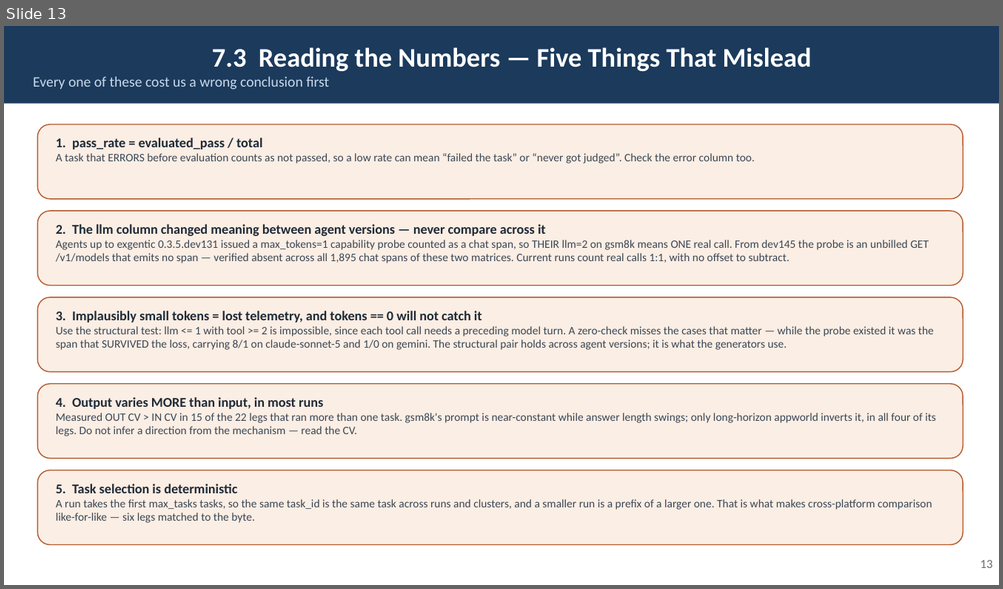
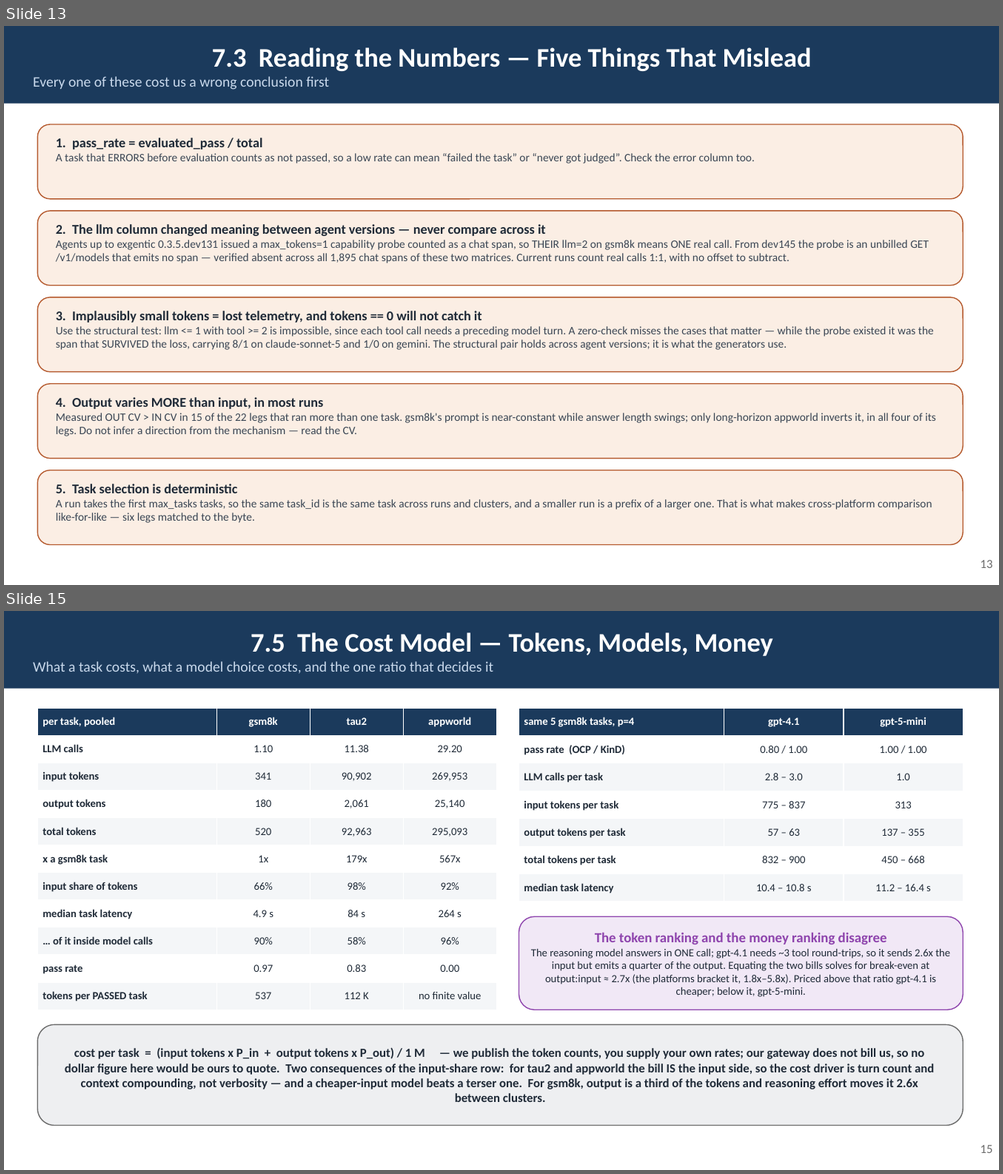
Before and after one commit to rossoctl/autobench, a slide deck: docs/AutoBench.pptx. Shown one above the other, each under a label of ours: slide 13 before the commit, slides 13 and 15 after it; the slides between them are not shown. The pictures are 1003x589 and 1003x1174 pixels, drawn with LibreOffice and Linux fonts; fonts in the diff are those of the drawing. Boxes give left, top, right and bottom in pixels: in the first picture for what was removed or moved away, otherwise in the second. Text is boxed around its words. In the diff, an @@ line names an element or a change of style, - is before the commit and + after.

Commit message:
Teach benchmark selection and cost in the deck and the guide, not just the primer
The primer's "Picking a benchmark" table was the only place a reader could find out
which benchmark to run and what it would cost them. Promote it into the deck and the
Developer Guide, and add the comparative token/model analysis that makes it actionable.

New deck slides, both derived from the v1.28 pair's mirrored artifacts:

  7.4  Picking a Benchmark — and What That Leg Costs: the five-row picking table
       beside the measured per-leg token totals, so the choice and its bill sit
       together. The picking strip used to be cramped under the 7.2 cards and a row
       short; it is its own slide now, and 7.2 gained a sizing bullet per card.
  7.5  The Cost Model — Tokens, Models, Money: derived per-task figures (total
       tokens, input share, share of task time in model calls, tokens per *passed*
       task) plus the gpt-4.1 vs gpt-5-mini comparison off legs #4/#5, which ran
       identical task_ids and differ only in model.

Both new sections state the break-even output:input price ratio (~2.7 pooled, 1.8 and
5.8 on the two platforms) and the plug-in-your-rates formula, rather than dollars: the
gateway does not bill us, so any figure here would be someone else's rate card, and a
ratio does not go stale.

Also records something not documented anywhere before: tau2's user simulator runs in
the MCP pod, which is uninstrumented, so its inference is billed by the gateway and
counted in none of our totals. Leg #9's span_report.ndjson has 118 chat spans and every
one carries the agent's model; the 27% tool-time share is the tell. That is one of four
reasons every cost figure we publish is a floor.

Guide gets the same material as a §1 subsection with a pointer from the §5.3 max_tasks
row; primer gets a "What a run costs" section ahead of the picking table. TOCs and both
PDFs regenerated, guide stamp bumped. 183 tests pass.

```diff
--- a/docs/AutoBench.pptx
+++ b/docs/AutoBench.pptx
@@ slide 15 added at (4, 611, 999, 1170), background #FFFFFF @@
@@ rectangle added at (4, 611, 999, 689), fill #1B3A5C, 14 pt, text #C9D9EC @@
+7.5 The Cost Model — Tokens, Models, Money
+What a task costs, what a model choice costs, and the one ratio that decides it
@@ table added at (37, 708, 496, 1010), 11 rows, 4 columns @@
+per task, pooled | gsm8k | tau2 | appworld
+LLM calls | 1.10 | 11.38 | 29.20
+input tokens | 341 | 90,902 | 269,953
+output tokens | 180 | 2,061 | 25,140
+total tokens | 520 | 92,963 | 295,093
+x a gsm8k task | 1x | 179x | 567x
+input share of tokens | 66% | 98% | 92%
+median task latency | 4.9 s | 84 s | 264 s
+… of it inside model calls | 90% | 58% | 96%
+pass rate | 0.97 | 0.83 | 0.00
+tokens per PASSED task | 537 | 112 K | no finite value
@@ table added at (519, 708, 963, 902), 7 rows, 3 columns @@
+same 5 gsm8k tasks, p=4 | gpt-4.1 | gpt-5-mini
+pass rate (OCP / KinD) | 0.80 / 1.00 | 1.00 / 1.00
+LLM calls per task | 2.8 – 3.0 | 1.0
+input tokens per task | 775 – 837 | 313
+output tokens per task | 57 – 63 | 137 – 355
+total tokens per task | 832 – 900 | 450 – 668
+median task latency | 10.4 – 10.8 s | 11.2 – 16.4 s
@@ rounded rectangle added at (519, 917, 963, 1010), fill #F1E8F6, outline #8E44AD 1 pt, 10.5 pt, text #1F2A37 @@
+The token ranking and the money ranking disagree
+The reasoning model answers in ONE call; gpt-4.1 needs ~3 tool round-trips, so it sends 2.6x the input but emits a quarter of the output. Equating the two bills solves for break-even at output:input ≈ 2.7x (the platforms bracket it, 1.8x–5.8x). Priced above that ratio gpt-4.1 is cheaper; below it, gpt-5-mini.
@@ rounded rectangle added at (37, 1025, 963, 1126), fill #EEEFF1, outline #6B6B6B 1 pt, 12 pt, text #1F2A37, bold @@
+cost per task = (input tokens x P_in + output tokens x P_out) / 1 M — we publish the token counts, you supply your own rates; our gateway does not bill us, so no dollar figure here would be ours to quote. Two consequences of the input-share row: for tau2 and appworld the bill IS the input side, so the cost driver is turn count and context compounding, not verbosity — and a cheaper-input model beats a terser one. For gsm8k, output is a third of the tokens and reasoning effort moves it 2.6x between clusters.
@@ text added at (980, 1145, 993, 1153), 12 pt, text #6B6B6B @@
+15
```
Also in this commit, not shown: 8 slides changed, 1 other slide added, 5 other files.
